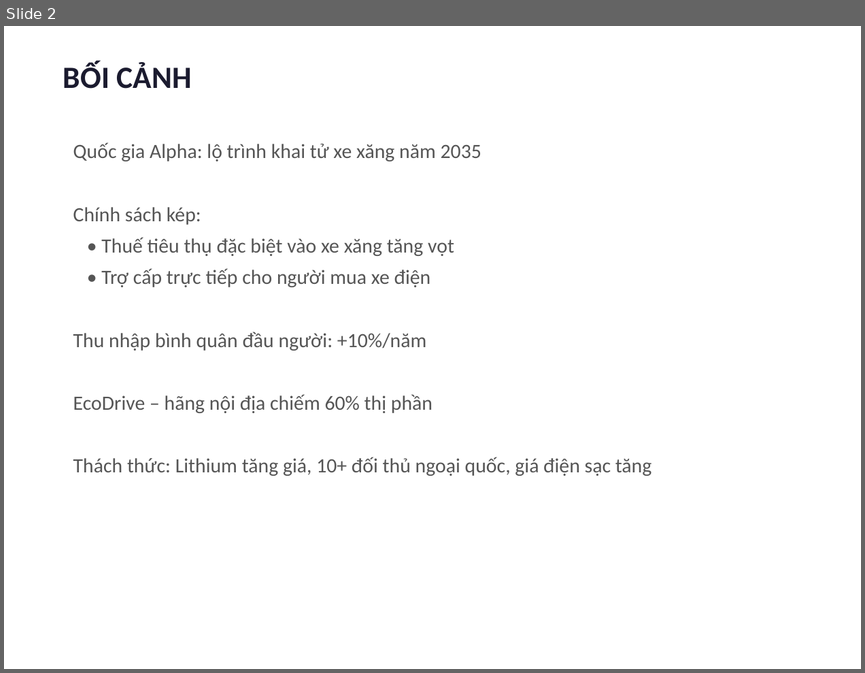
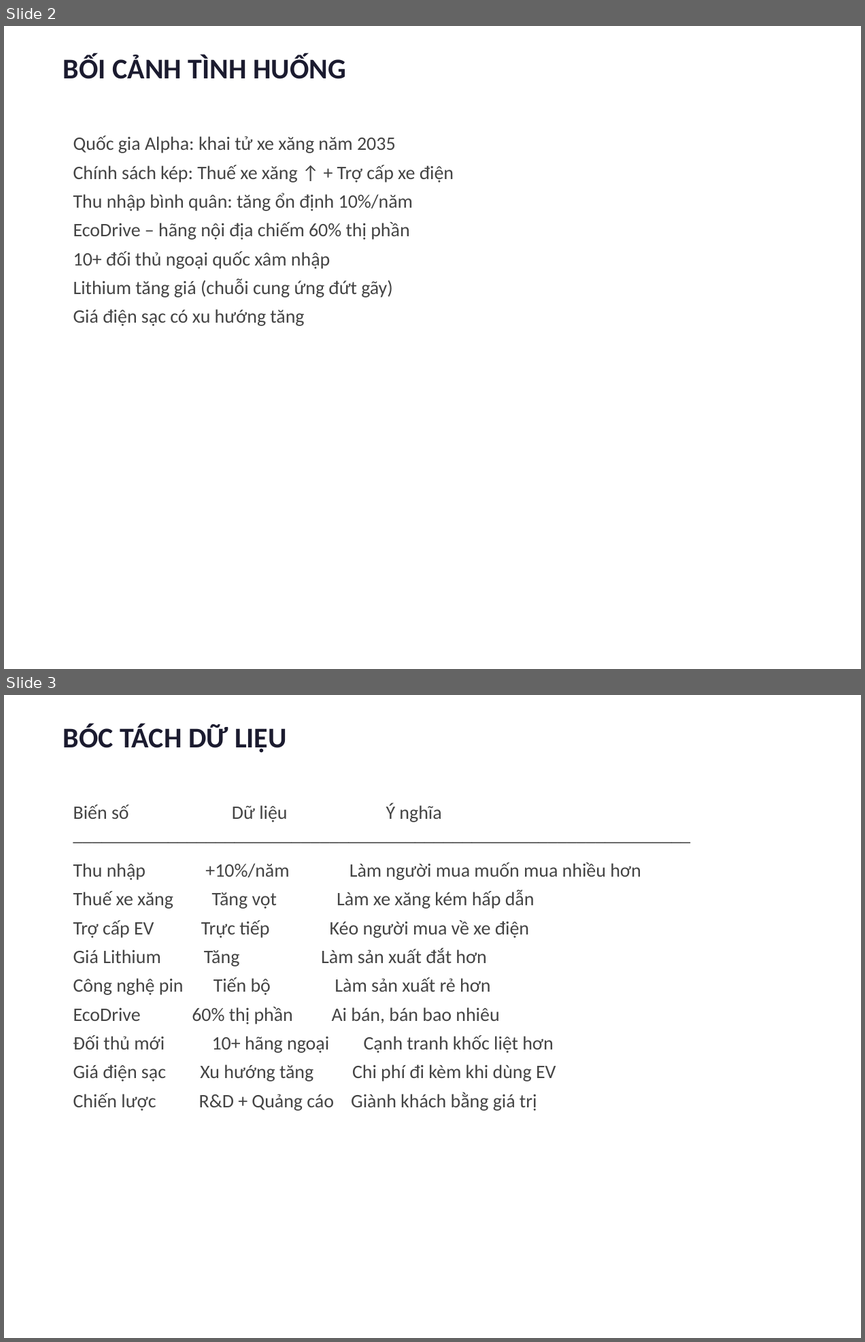
Before and after one commit to nhandanhhuynh/MBA-Knowledge-Vault, a slide deck: 01_Courses/01_Active/00_BSKT/00_Kinh Te Vi Mo/07_AI-Workspace/Outputs/Xe-dien-Alpha-Trinh-bay.pptx. Shown one above the other, each under a label of ours: slide 2 before the commit, slides 2 and 3 after it. The pictures are 865x673 and 865x1342 pixels, drawn with LibreOffice and Linux fonts; fonts in the diff are those of the drawing. Boxes give left, top, right and bottom in pixels: in the first picture for what was removed or moved away, otherwise in the second. Text is boxed around its words. In the diff, an @@ line names an element or a change of style, - is before the commit and + after.

```diff
--- a/01_Courses/01_Active/00_BSKT/00_Kinh Te Vi Mo/07_AI-Workspace/Outputs/Xe-dien-Alpha-Trinh-bay.pptx
+++ b/01_Courses/01_Active/00_BSKT/00_Kinh Te Vi Mo/07_AI-Workspace/Outputs/Xe-dien-Alpha-Trinh-bay.pptx
@@ slide 3 added at [4,695,861,1338], background #FFFFFF @@
@@ text added at [63,724,287,753], 24 pt, text #1B1B2F, bold @@
+BÓC TÁCH DỮ LIỆU
@@ text added at [73,803,640,1110], 16 pt, text #444444 @@
+Biến số Dữ liệu Ý nghĩa
+─────────────────────────────────────────────────────────────────
+Thu nhập +10%/năm Làm người mua muốn mua nhiều hơn
+Thuế xe xăng Tăng vọt Làm xe xăng kém hấp dẫn
+Trợ cấp EV Trực tiếp Kéo người mua về xe điện
+Giá Lithium Tăng Làm sản xuất đắt hơn
+Công nghệ pin Tiến bộ Làm sản xuất rẻ hơn
+EcoDrive 60% thị phần Ai bán, bán bao nhiêu
+Đối thủ mới 10+ hãng ngoại Cạnh tranh khốc liệt hơn
+Giá điện sạc Xu hướng tăng Chi phí đi kèm khi dùng EV
+Chiến lược R&D + Quảng cáo Giành khách bằng giá trị
@@ slide 2 changed as well @@
@@ text at [63,55,346,79]: text changed; size 26 to 24 pt @@
-BỐI CẢNH
+BỐI CẢNH TÌNH HUỐNG
@@ text "Quốc gia Alpha: khai tử ...": place and size @@
-text "Quốc gia Alpha: khai tử ..." at [73,142,652,475]
+text "Quốc gia Alpha: khai tử ..." at [73,135,453,326]
@@ text at [73,135,453,211]: text changed; size 17 to 16 pt; text colour #555555 to #444444 @@
-Quốc gia Alpha: lộ trình khai tử xe xăng năm 2035
-Chính sách kép:
-• Thuế tiêu thụ đặc biệt vào xe xăng tăng vọt
-• Trợ cấp trực tiếp cho người mua xe điện
-Thu nhập bình quân đầu người: +10%/năm
+Quốc gia Alpha: khai tử xe xăng năm 2035
+Chính sách kép: Thuế xe xăng ↑ + Trợ cấp xe điện
+Thu nhập bình quân: tăng ổn định 10%/năm
@@ text at [73,222,409,240]: size 17 to 16 pt, text colour #555555 to #444444 in "EcoDrive – hãng nội địa chiếm 60% ..."; less space between paragraphs @@
@@ text at [73,251,393,326]: text changed; size 17 to 16 pt; text colour #555555 to #444444 @@
-Thách thức: Lithium tăng giá, 10+ đối thủ ngoại quốc, giá điện sạc tăng
+10+ đối thủ ngoại quốc xâm nhập
+Lithium tăng giá (chuỗi cung ứng đứt gãy)
+Giá điện sạc có xu hướng tăng
```
Also in this commit, not shown: 10 other slides changed, 6 other slides added, 7 slides removed, 12 other files.
